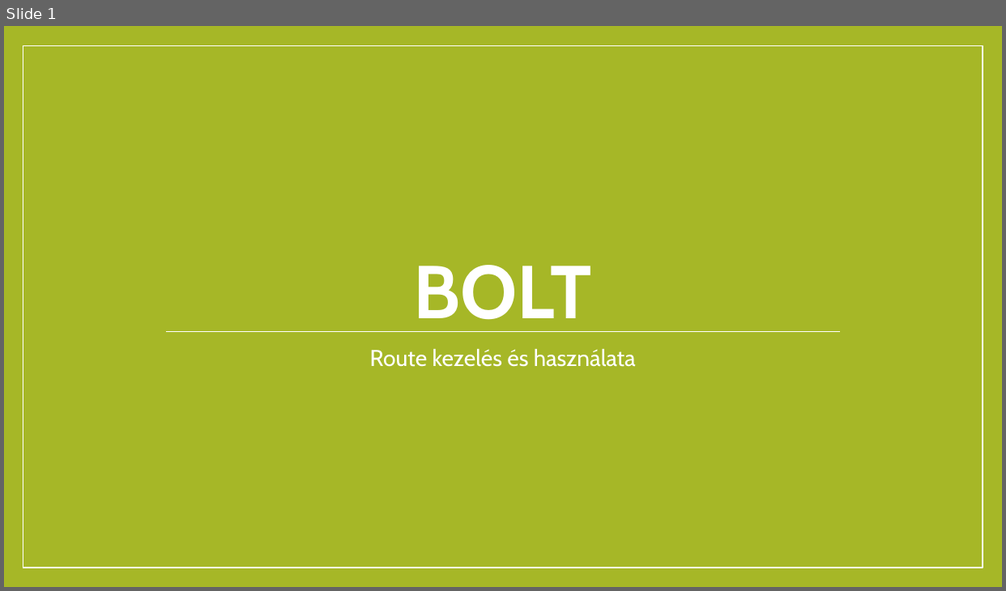
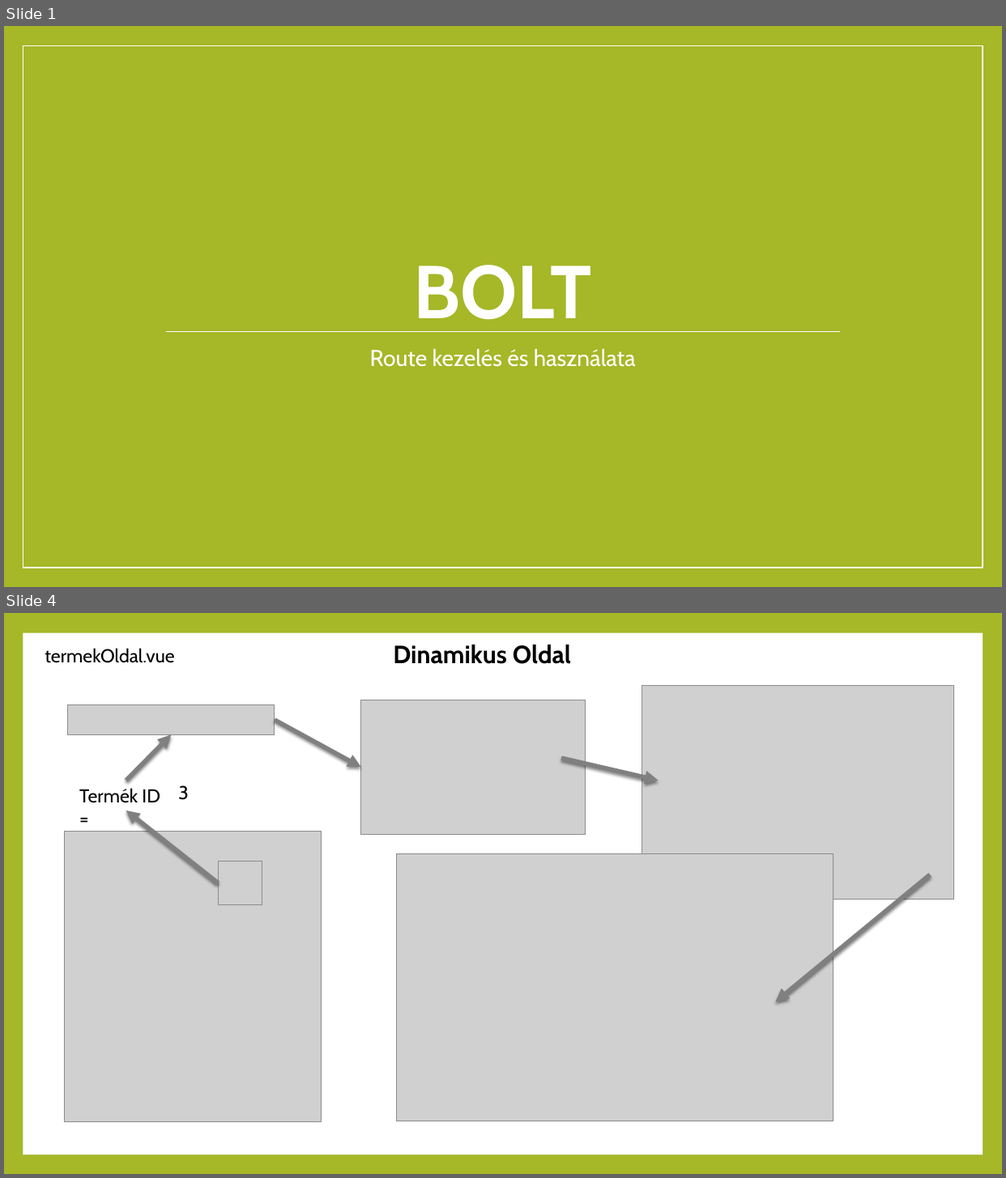
Before and after one commit to PavloviMore/MesterMunka, a slide deck: Bolt.pptx. Shown one above the other, each under a label of ours: slide 1 before the commit, slides 1 and 4 after it; the slides between them are not shown. The pictures are 1006x591 and 1006x1178 pixels, drawn with LibreOffice and Linux fonts; fonts in the diff are those of the drawing; grey boxes stand for pictures. Boxes give left, top, right and bottom in pixels: in the first picture for what was removed or moved away, otherwise in the second. Text is boxed around its words. In the diff, an @@ line names an element or a change of style, - is before the commit and + after.

```diff
--- a/Bolt.pptx
+++ b/Bolt.pptx
@@ slide 4 added at (4, 613, 1002, 1174), background #A6B727 @@
@@ rectangle added at (23, 633, 982, 1155), fill #FFFFFF @@
@@ text added at (44, 648, 174, 663), 18 pt, text #000000 @@
+termekOldal.vue
@@ text added at (393, 645, 571, 664), 24 pt, text #000000, bold @@
+Dinamikus Oldal
@@ picture added at (68, 705, 275, 735) @@
@@ picture added at (361, 700, 585, 835) @@
@@ picture added at (642, 686, 955, 899) @@
@@ arrow added from (275, 720) to (361, 767), #808080 4.25 pt @@
@@ arrow added from (126, 781) to (171, 735), #808080 4.25 pt @@
@@ arrow added from (562, 758) to (658, 781), #808080 4.25 pt @@
@@ text added at (79, 788, 160, 803), 18 pt, text #000000 @@
+Termék ID =
@@ text added at (178, 786, 189, 800), 18 pt, text #000000 @@
+3
@@ arrow added from (218, 884) to (126, 811), #808080 4.25 pt @@
@@ picture added at (65, 832, 322, 1122) @@
@@ picture added at (396, 854, 833, 1122) @@
@@ picture added at (218, 862, 262, 905) @@
@@ arrow added from (930, 875) to (776, 1003), #808080 4.25 pt @@
```
Also in this commit, not shown: 2 slides changed, 1 other slide added, 1 slide removed.
